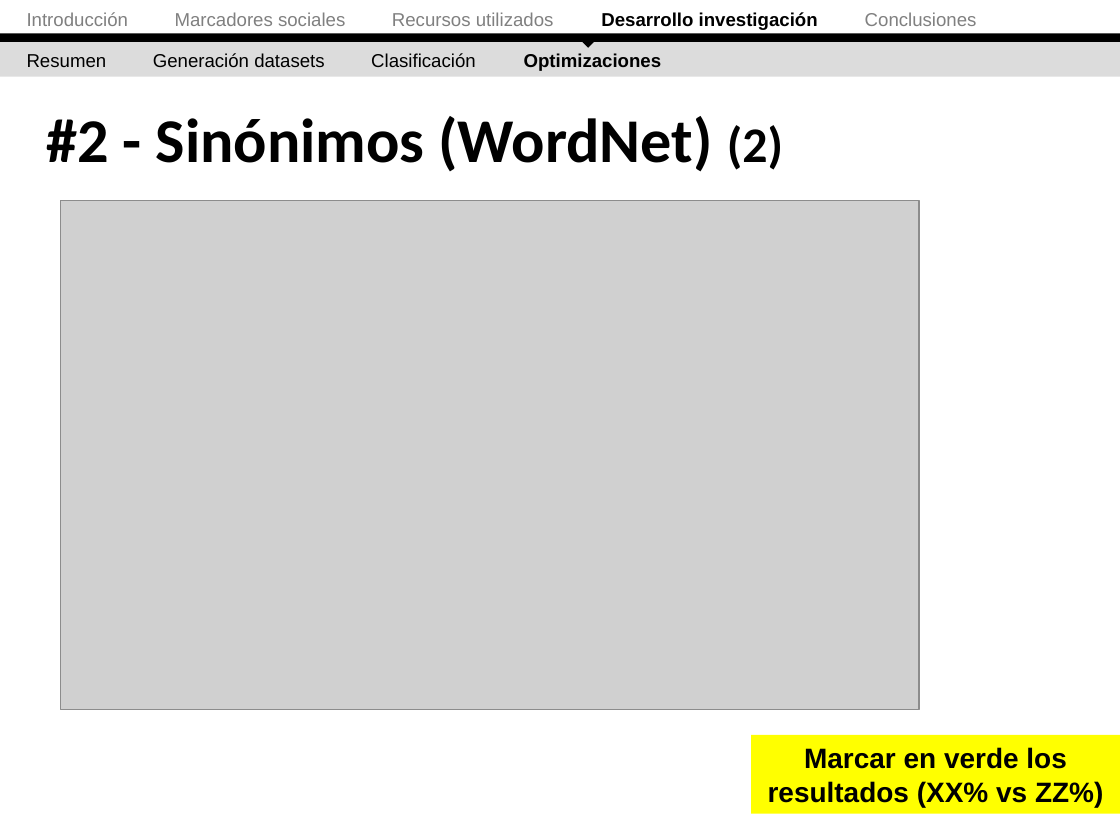
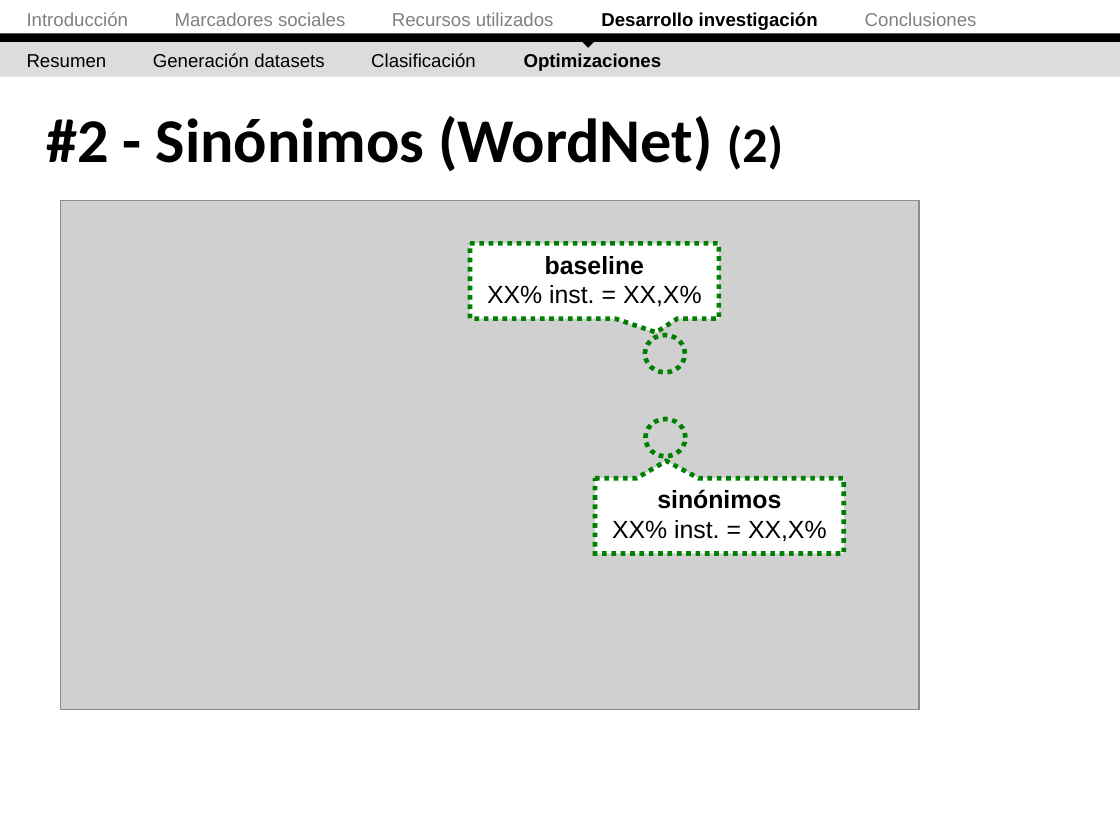
Before and after one commit to ak907kenai/nicotournetesis, a slide deck: slide 56 of docs_trunk/Presentación/Nicolás Tourné - Presentación Tesis (v2.2).ppt. Drawn at 1120x840 pixels with LibreOffice and Linux fonts; fonts in the diff are those of the drawing; grey boxes stand for pictures. Boxes give left, top, right and bottom in pixels: in the first picture for what was removed or moved away, otherwise in the second. Text is boxed around its words. In the diff, an @@ line names an element or a change of style, - is before the commit and + after.

```diff
--- a/docs_trunk/Presentación/Nicolás Tourné - Presentación Tesis (v2.2).ppt
+++ b/docs_trunk/Presentación/Nicolás Tourné - Presentación Tesis (v2.2).ppt
@@ speech box added at (x1=470, y1=243, x2=719, y2=318), fill #FFFFFF, outline #008000 3 pt dashed, 16 pt, text #000000 @@
+baseline
+XX% inst. = XX,X%
@@ ellipse added at (x1=645, y1=335, x2=685, y2=372), outline #008000 3 pt dashed @@
@@ ellipse added at (x1=645, y1=419, x2=685, y2=456), outline #008000 3 pt dashed @@
@@ speech box added at (x1=595, y1=478, x2=843, y2=553), fill #FFFFFF, outline #008000 3 pt dashed, 16 pt, text #000000 @@
+sinónimos
+XX% inst. = XX,X%
@@ rectangle removed at (x1=752, y1=735, x2=1120, y2=813) @@
-Marcar en verde los resultados (XX% vs ZZ%)
```
Also in this commit, not shown: 27 other slides changed.
